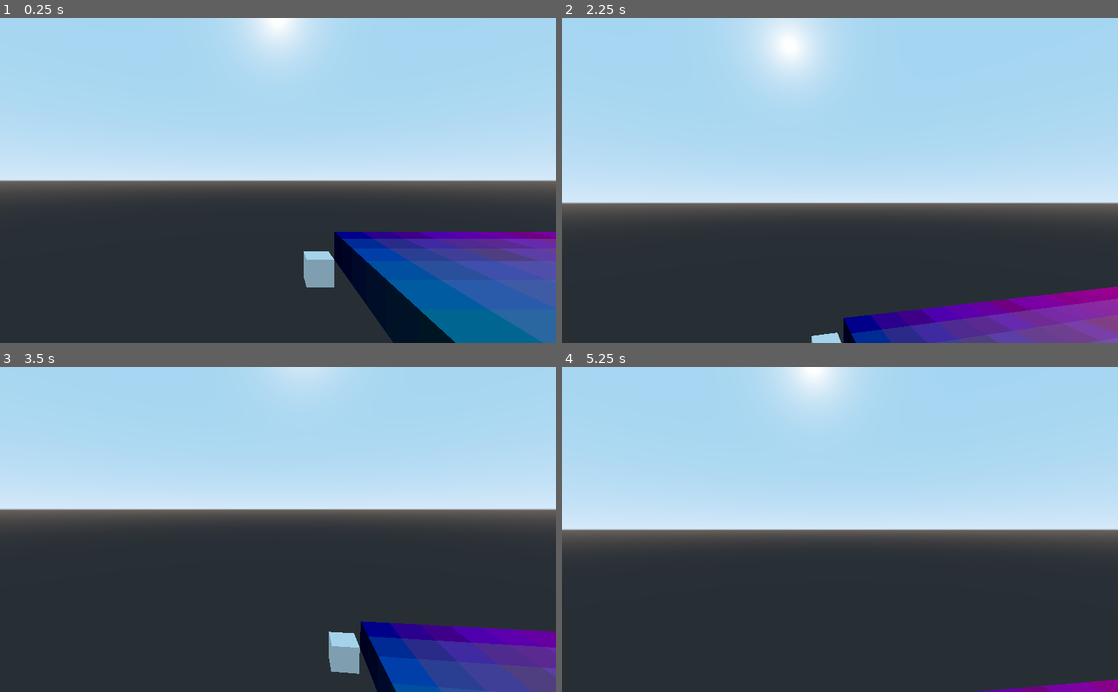
Above: before the commit, frames 1-4 (two rows, left to right).
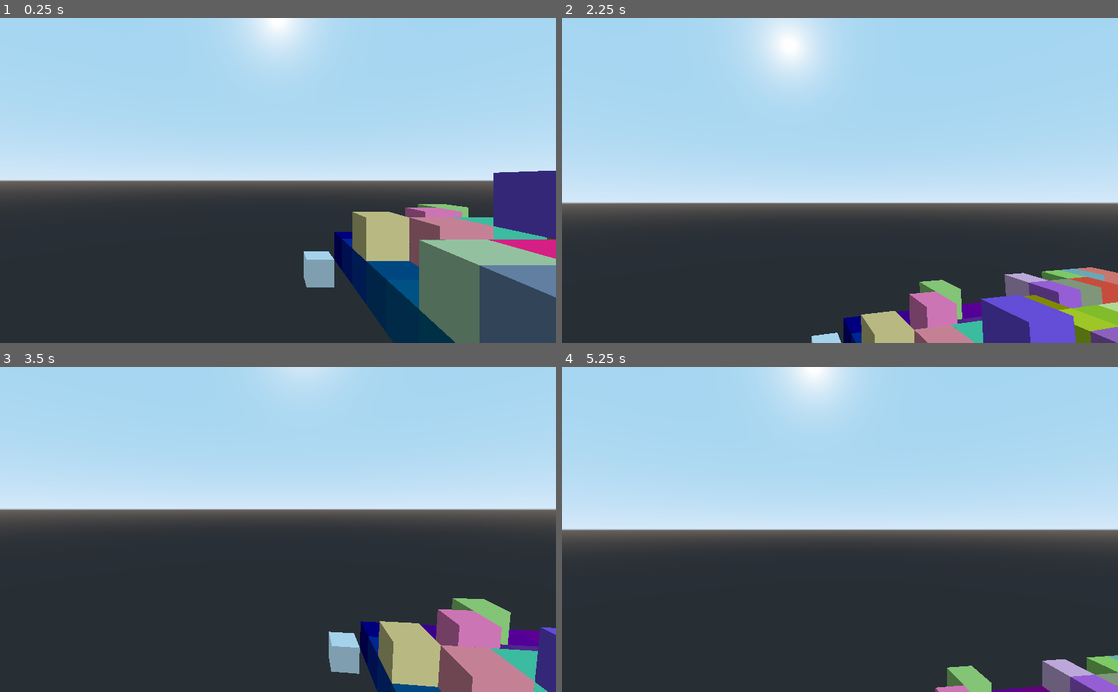
Above: after the commit, the same moments.

Repository: CrispyPin/voxel-raymarcher
Game: Godot game, scene res://main.tscn
Same seed, same stepped clock (60 frames per second), same inputs: the game is played once before the commit and once after it.
Inputs (mouse positions are in pixels of both pictures, inside the frame that each line leads up to):
- Up to frame 1 (0.25 s): no input
- Up to frame 2 (2.25 s): tap Enter at 0.5 s; move the mouse to (867, 180) at 0.52 s; hold Up (ui_up) from 0.53 s (still down); tap Space at 1.25 s; move the mouse to (812, 180) at 1.27 s; move the mouse to (851, 174) at 2.02 s
- Up to frame 3 (3.5 s): keep holding Up (ui_up); tap Enter at 2.75 s; move the mouse to (272, 536) at 2.77 s
- Up to frame 4 (5.25 s): keep holding Up (ui_up); tap Space at 3.5 s; move the mouse to (878, 532) at 3.52 s; move the mouse to (795, 526) at 4.27 s; tap Enter at 5 s; move the mouse to (845, 529) at 5.02 s

The runs differ from the first frame. In frame 1, 16% of the frame differs, in the area x 60-100%, y 47-100%; in frame 2, 7.8%; in frame 3, 7.3%; in frame 4, 1.9%.

Commit message:
generate normals more cleanly

Diff:
--- a/cube-raymarch/chunk.gd
+++ b/cube-raymarch/chunk.gd
@@ -12,7 +12,11 @@
 	for x in range(32):
 		for z in range(32):
 			set_raw(x, 0, z, Color(x/32.0,z/32.0, randf()*0.25+0.25, 1))
-
+			set_raw(x, 31, z, Color(x/32.0,z/32.0, randf()*0.25+0.25, 1))
+			if randf() < 0.4:
+				set_raw(x, 1, z, Color(randf(), randf(), randf(), 1))
+			if randf() < 0.05:
+				set_raw(x, 2, z, Color(randf(), randf(), randf(), 1))
 
 	get_surface_material(0).set_shader_param("voxels", voxels)
 
--- a/cube-raymarch/raymarch.shader
+++ b/cube-raymarch/raymarch.shader
@@ -6,37 +6,47 @@
 
 float mincomp(in vec3 p ) { return min(p.x,min(p.y,p.z));}
 float maxcomp(in vec3 p ) { return max(p.x,max(p.y,p.z));}
-
-void vertex() {
-
+float absmax(float a, float b) {
+	if (abs(a) > abs(b)) return a;
+	return b;
 }
+float absmaxcomp(in vec3 p ) {return absmax(p.x, absmax(p.y, p.z));}
 
 vec4 get_voxel(vec3 pos) {
 	if (pos != clamp(pos, vec3(0), vec3(32))) return vec4(0);
-	return texture(voxels, floor(pos) / grid_size, 0);
+	return texture(voxels, pos / grid_size);
+}
+
+vec3 get_normal(vec3 pos) {
+	pos = fract(pos);
+	pos = normalize(pos - 0.5); // centered coords = sphere normals
+	vec3 norm = step(pos, vec3(absmaxcomp(pos)));
+	norm = normalize(norm);
+	return norm;
 }
 
 vec4 plane_march(vec3 cam_pos, vec3 surf_pos) {
 	vec3 ro = cam_pos;
 	vec3 ray_dir = normalize(surf_pos - ro);
-	float ray_len = 0.;
+	float ray_len = 0.0;
 	int steps = 0;
 	vec3 prev_p = ro;
-	while (ray_len <= 100.0 && steps < 1000) {
+	while (ray_len <= 100.0 && steps < 200) {
 		steps++;
 		vec3 p = ro + ray_len * ray_dir;
 		vec4 col = get_voxel(p);
 		if (col.a > 0.) {
-			vec3 norm = normalize(floor(prev_p) - floor(p));
-			float sun_light = clamp(dot(norm, normalize(vec3(1., 4., 2.))), 0, 1);
-			sun_light = max(sun_light, 0.05);
+			//vec3 norm = normalize(floor(prev_p) - floor(p));
+			vec3 norm = get_normal(p);
+			float sun_light = clamp(dot(norm, normalize(vec3(1., 8., 2.))), 0, 1);
+			sun_light = max(sun_light, 0.0);
+			sun_light = sun_light*0.8+0.1;
 			col.rgb *= vec3(sun_light);
+			//col = vec4(vec3(float(steps)/200.), 1);
 			return col;
-			//return texture(voxels, surf_pos, 0);
 		}
 
 		vec3 deltas = (step(0, ray_dir) - fract(p)) / ray_dir;
-		//deltas = fract(p) / ray_dir;
 		ray_len += max(mincomp(deltas), 0.001);
 		prev_p = p;
 	}
Binary file removed: cube-raymarch/test.png
Not shown, removed: cube-raymarch/test.png.import
